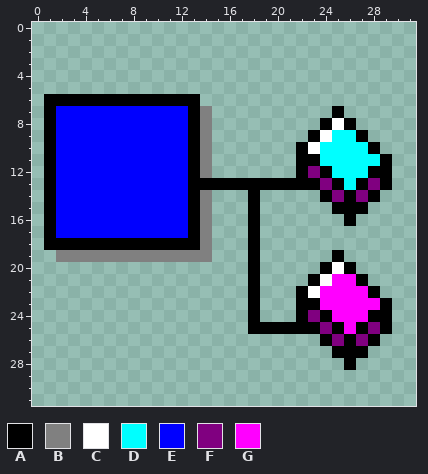
Pixel-art sprite -- public/icons/dependencywalker.png. The first picture shows the starting point.
Rulers count pixels.
Palette (. is transparent): A #000000  B #808080  C #ffffff  D #00ffff  E #0000ff  F #800080  G #ff00ff
Pixels before, first column x 1:
 6 AAAAAAAAAAAAA................
 7 AEEEEEEEEEEEAB..........A....
 8 AEEEEEEEEEEEAB.........ACA...
 9 AEEEEEEEEEEEAB........ACDDA..
10 AEEEEEEEEEEEAB.......ACDDDDA.
11 AEEEEEEEEEEEAB.......AADDDDDA
12 AEEEEEEEEEEEAB.......AFADDDAA
13 AEEEEEEEEEEEAAAAAAAAAAAFADAFA
14 AEEEEEEEEEEEAB...A.....AFAFA.
15 AEEEEEEEEEEEAB...A......AAA..
16 AEEEEEEEEEEEAB...A.......A...
17 AEEEEEEEEEEEAB...A...........
18 AAAAAAAAAAAAAB...A...........
19 .BBBBBBBBBBBBB...A......A....
20 .................A.....ACA...
21 .................A....ACGGA..
22 .................A...ACGGGGA.
23 .................A...AAGGGGGA
24 .................A...AFAGGGAA
25 .................AAAAAAFAGAFA
26 .......................AFAFA.
27 ........................AAA..
28 .........................A...
After the commit:
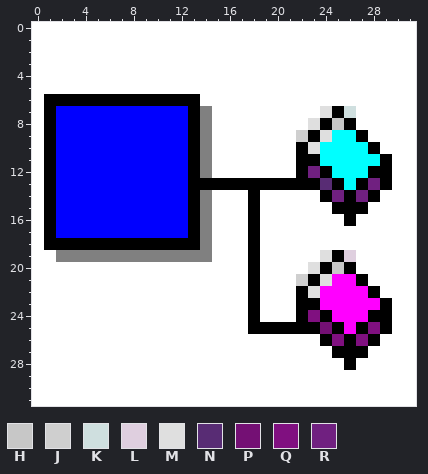
Colours new in this view: H #c7c7c7  J #cfcfcf  K #cfdfdf  L #dfcfdf  M #dfdfdf  N #582c74  P #741074  Q #801080  R #702080
Log entry: [depends] new icon
Change:
file 32x32 -> 256x256 pixels (blocks of 1x1 -> 8x8; one block is one cell here)
y 0..5: x 0..31 ................................ -> CCCCCCCCCCCCCCCCCCCCCCCCCCCCCCCC
y 6: x 0 . -> C; x 14..31 .................. -> CCCCCCCCCCCCCCCCCC
y 7: x 0 . -> C; x 15..24 .......... -> CCCCCCCCCM; x 26..31 ...... -> KCCCCC
y 8: x 0 . -> C; x 15..23 ......... -> CCCCCCCCM; x 25 C -> H; x 27..31 ..... -> CCCCC
y 9: x 0 . -> C; x 15..22 ........ -> CCCCCCCJ; x 24 C -> M; x 28..31 .... -> CCCC
y 10: x 0 . -> C; x 15..21 ....... -> CCCCCCC; x 23 C -> M; x 29..31 ... -> CCC
y 11: x 0 . -> C; x 15..21 ....... -> CCCCCCC; x 30..31 .. -> CC
y 12: x 0 . -> C; x 15..21 ....... -> CCCCCCC; x 23 F -> R; x 30..31 .. -> CC
y 13: x 0 . -> C; x 24 F -> N; x 28 F -> R; x 30..31 .. -> CC
y 14: x 0 . -> C; x 15..17 ... -> CCC; x 19..23 ..... -> CCCCC; x 25 F -> R; x 27 F -> R; x 29..31 ... -> CCC
y 15: x 0 . -> C; x 15..17 ... -> CCC; x 19..24 ...... -> CCCCCC; x 28..31 .... -> CCCC
y 16: x 0 . -> C; x 15..17 ... -> CCC; x 19..25 ....... -> CCCCCCC; x 27..31 ..... -> CCCCC
y 17..18: x 0 . -> C; x 15..17 ... -> CCC; x 19..31 ............. -> CCCCCCCCCCCCC
y 19: x 0..1 .. -> CC; x 15..17 ... -> CCC; x 19..24 ...... -> CCCCCM; x 26..31 ...... -> LCCCCC
y 20: x 0..17 .................. -> CCCCCCCCCCCCCCCCCC; x 19..23 ..... -> CCCCM; x 25 C -> H; x 27..31 ..... -> CCCCC
y 21: x 0..17 .................. -> CCCCCCCCCCCCCCCCCC; x 19..22 .... -> CCCJ; x 24 C -> M; x 28..31 .... -> CCCC
y 22: x 0..17 .................. -> CCCCCCCCCCCCCCCCCC; x 19..21 ... -> CCC; x 23 C -> M; x 29..31 ... -> CCC
y 23: x 0..17 .................. -> CCCCCCCCCCCCCCCCCC; x 19..21 ... -> CCC; x 30..31 .. -> CC
y 24: x 0..17 .................. -> CCCCCCCCCCCCCCCCCC; x 19..21 ... -> CCC; x 23 F -> Q; x 30..31 .. -> CC
y 25: x 0..17 .................. -> CCCCCCCCCCCCCCCCCC; x 24 F -> P; x 28 F -> Q; x 30..31 .. -> CC
y 26: x 0..23 ........................ -> CCCCCCCCCCCCCCCCCCCCCCCC; x 25 F -> Q; x 27 F -> Q; x 29..31 ... -> CCC
y 27: x 0..24 ......................... -> CCCCCCCCCCCCCCCCCCCCCCCCC; x 28..31 .... -> CCCC
y 28: x 0..25 .......................... -> CCCCCCCCCCCCCCCCCCCCCCCCCC; x 27..31 ..... -> CCCCC
y 29..31: x 0..31 ................................ -> CCCCCCCCCCCCCCCCCCCCCCCCCCCCCCCC
